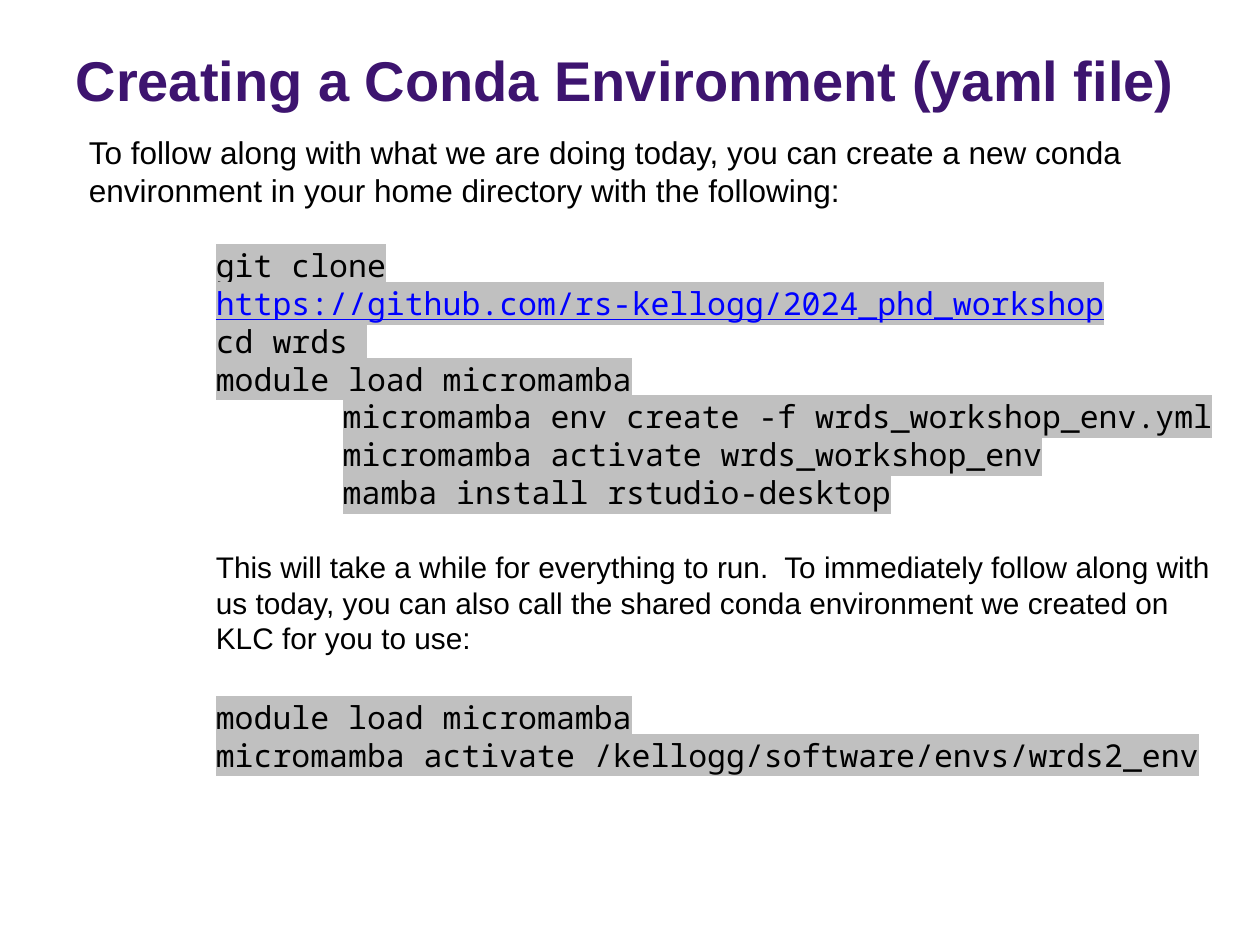
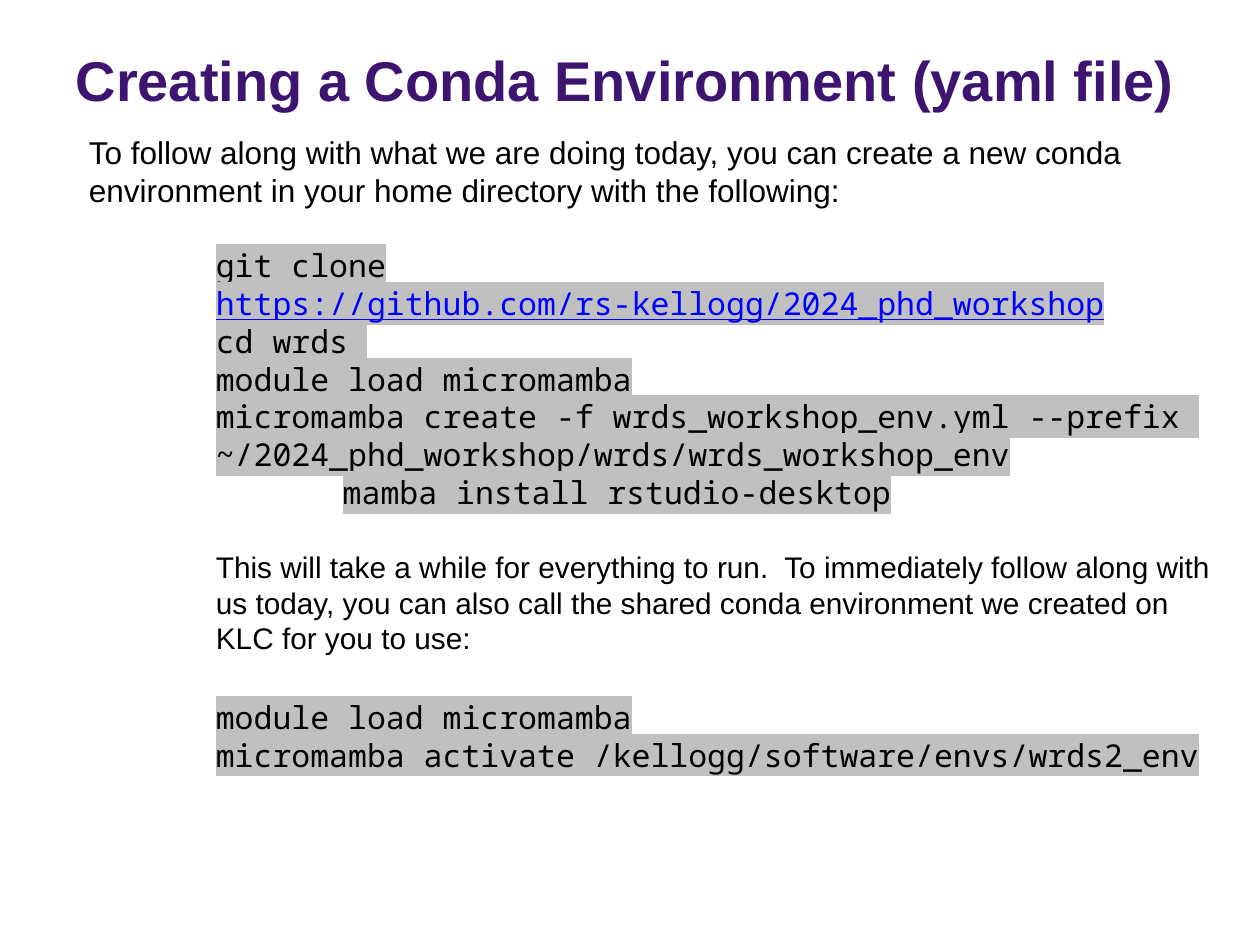
Before and after one commit to rs-kellogg/2024_phd_workshop, a slide deck: slide 3 of wrds/WRDS_Conda_Env.pptx. Drawn at 1260x945 pixels with LibreOffice and Linux fonts; fonts in the diff are those of the drawing; background and template pictures are left out. Boxes give left, top, right and bottom in pixels: in the first picture for what was removed or moved away, otherwise in the second. Text is boxed around its words. In the diff, an @@ line names an element or a change of style, - is before the commit and + after.

```diff
--- a/wrds/WRDS_Conda_Env.pptx
+++ b/wrds/WRDS_Conda_Env.pptx
@@ text at box(216, 404, 1180, 474): text changed @@
-        micromamba env create -f wrds_workshop_env.yml
-        micromamba activate wrds_workshop_env
+        micromamba create -f wrds_workshop_env.yml --prefix ~/2024_phd_workshop/wrds/wrds_workshop_env
```
Also in this commit, not shown: 1 other slide changed.
